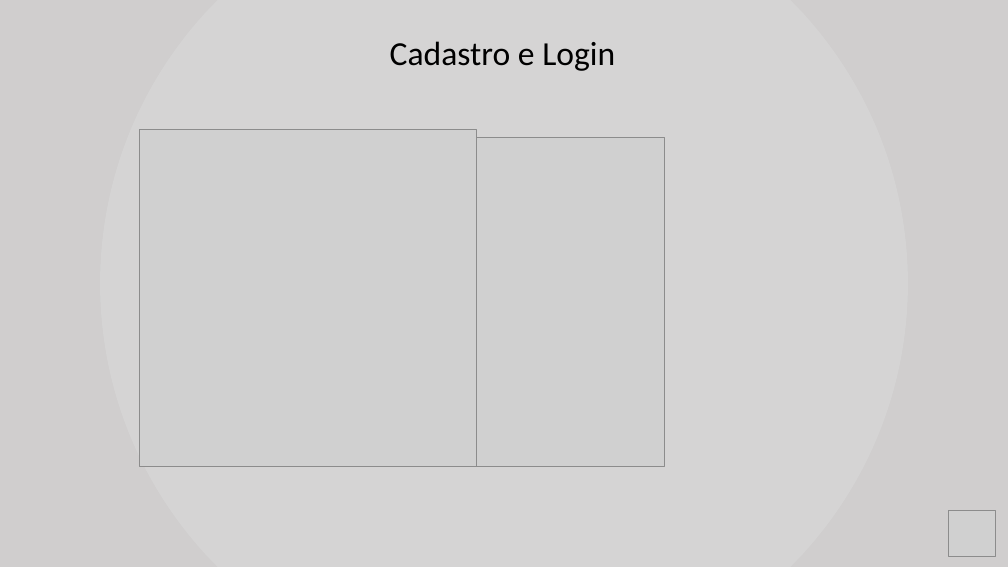
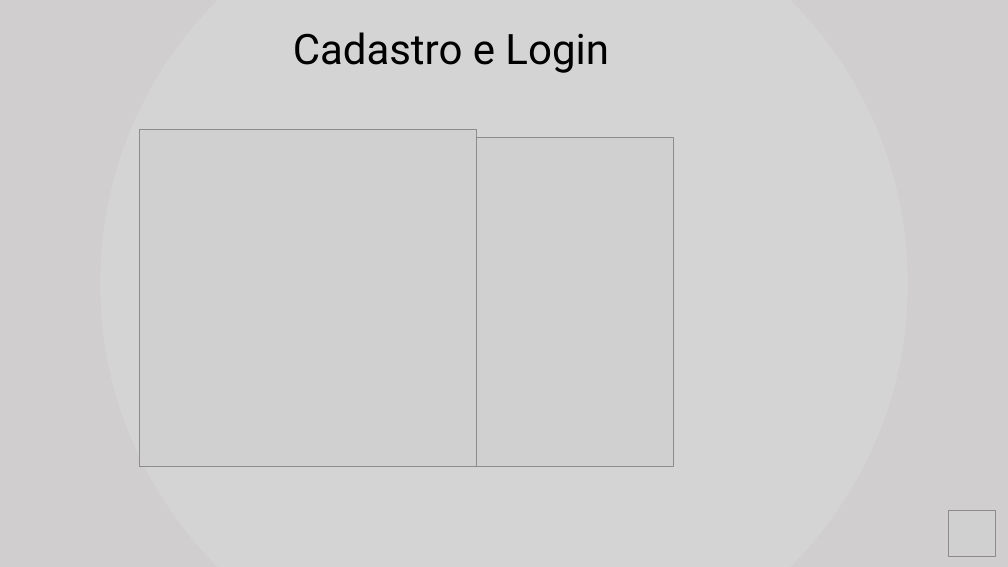
Before and after one commit to rafael-rochaalmeida/Harbor-Solutions, a slide deck: slide 7 of Documentação/Apresentação Sprint 2.pptx. Drawn at 1008x567 pixels with LibreOffice and Linux fonts; fonts in the diff are those of the drawing; grey boxes stand for pictures. Boxes give left, top, right and bottom in pixels: in the first picture for what was removed or moved away, otherwise in the second. Text is boxed around its words. In the diff, an @@ line names an element or a change of style, - is before the commit and + after.

```diff
--- a/Documentação/Apresentação Sprint 2.pptx
+++ b/Documentação/Apresentação Sprint 2.pptx
@@ text "Cadastro e Login" moved from (x1=390, y1=41, x2=615, y2=71) to (x1=293, y1=32, x2=608, y2=73) @@
@@ text "Cadastro e Login" at (x1=293, y1=32, x2=608, y2=73): size 32 to 40 pt, font Calibri to Roboto @@
@@ picture moved from (x1=336, y1=138, x2=665, y2=467) to (x1=346, y1=138, x2=675, y2=467) @@
```
Also in this commit, not shown: 3 other slides changed, 1 slide added, 1 slide removed, 25 other files.
